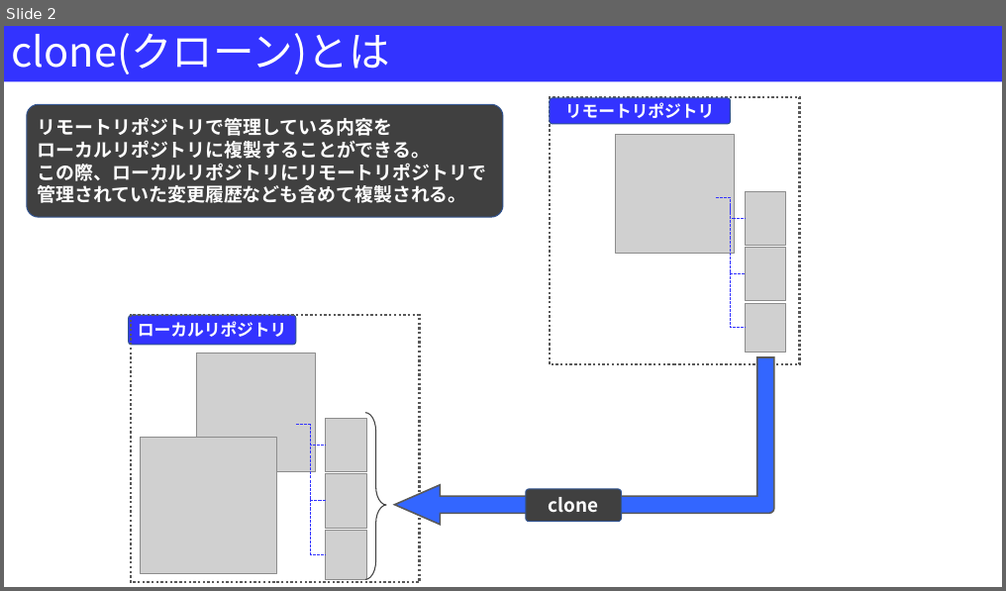
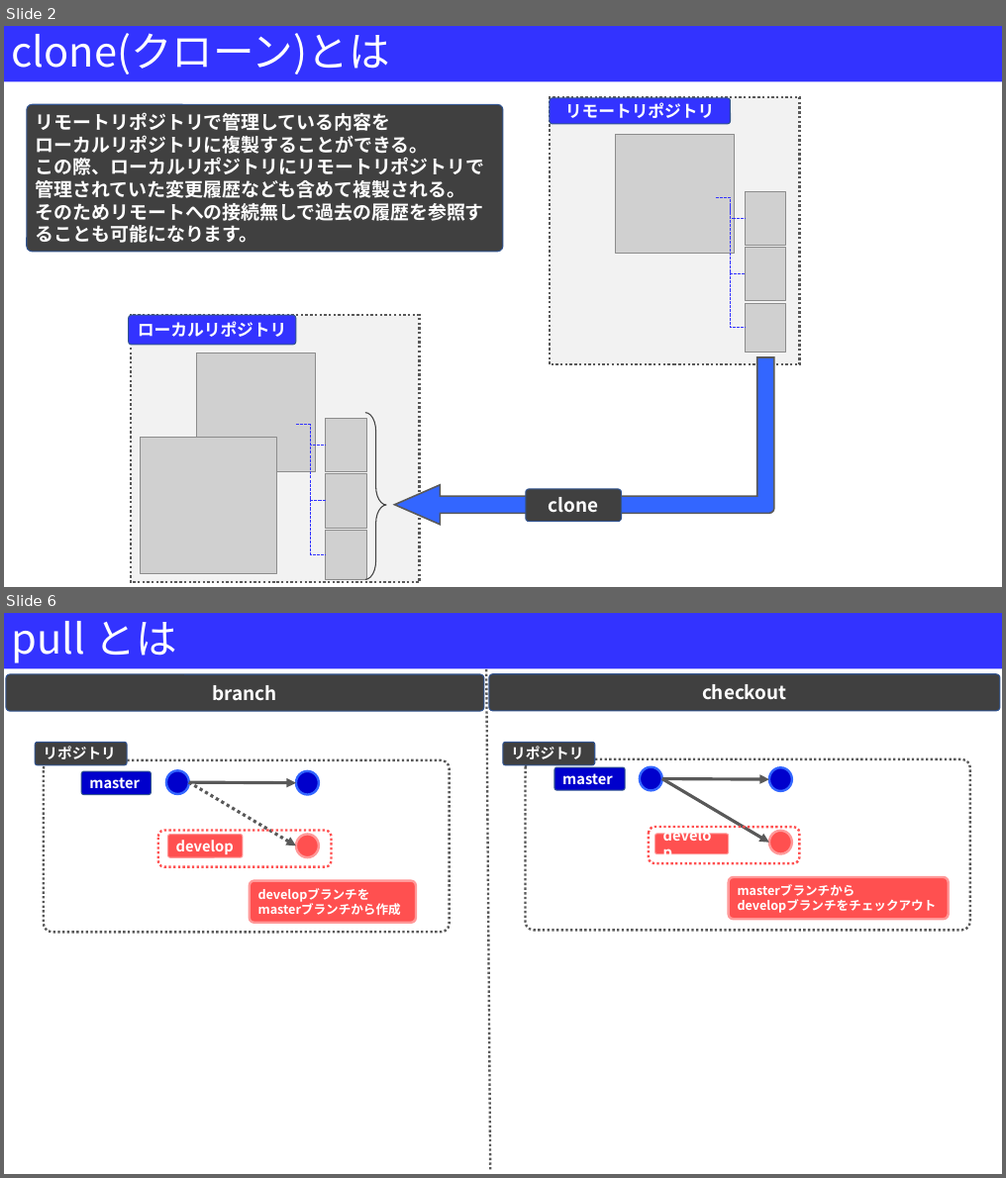
Before and after one commit to Kazu23-dot/Document, a slide deck: Git基本操作一覧.pptx. Shown one above the other, each under a label of ours: slide 2 before the commit, slides 2 and 6 after it; the slides between them are not shown. The pictures are 1006x591 and 1006x1178 pixels, drawn with LibreOffice and Linux fonts; fonts in the diff are those of the drawing; grey boxes stand for pictures. Boxes give left, top, right and bottom in pixels: in the first picture for what was removed or moved away, otherwise in the second. Text is boxed around its words. In the diff, an @@ line names an element or a change of style, - is before the commit and + after.

Commit message:
内容更新

```diff
--- a/Git基本操作一覧.pptx
+++ b/Git基本操作一覧.pptx
@@ slide 6 added at [4,613,1002,1174], background #FFFFFF @@
@@ title added at [4,613,1002,668], fill #3333FF, 39.6 pt, text #FFFFFF @@
+pull とは
@@ line added from (487, 669) to (491, 1172), #595959 2.25 pt dashed @@
@@ rounded rectangle added at [6,674,484,711], fill #404040, outline #325491 1 pt, 18 pt, text #FFFFFF, bold @@
+branch
@@ rounded rectangle added at [489,674,1000,711], fill #404040, outline #325491 1 pt, 18 pt, text #FFFFFF, bold @@
+checkout
@@ rounded rectangle added at [35,742,127,765], fill #404040, outline #325491 1 pt, 14 pt, text #FFFFFF, bold @@
+リポジトリ
@@ rounded rectangle added at [44,761,450,932], outline #595959 2.25 pt dashed @@
@@ rounded rectangle added at [503,742,595,765], fill #404040, outline #325491 1 pt, 14 pt, text #FFFFFF, bold @@
+リポジトリ
@@ rounded rectangle added at [526,760,970,931], outline #595959 2.25 pt dashed @@
@@ rounded rectangle added at [81,771,151,795], fill #0000CC, outline #325491 1 pt, 14 pt, text #FFFFFF, bold @@
+master
@@ ellipse added at [166,771,189,794], fill #0000CC, outline #3366FF 2.25 pt @@
@@ arrow added from (189, 782) to (296, 846), #595959 3 pt dashed @@
@@ arrow added from (189, 782) to (296, 783), #595959 3 pt @@
@@ ellipse added at [296,771,319,794], fill #0000CC, outline #3366FF 2.25 pt @@
@@ rounded rectangle added at [555,767,626,790], fill #0000CC, outline #325491 1 pt, 14 pt, text #FFFFFF, bold @@
+master
@@ ellipse added at [640,767,662,790], fill #0000CC, outline #3366FF 2.25 pt @@
@@ arrow added from (662, 779) to (769, 842), #595959 3 pt @@
@@ arrow added from (662, 779) to (769, 779), #595959 3 pt @@
@@ ellipse added at [769,768,792,791], fill #0000CC, outline #3366FF 2.25 pt @@
@@ rounded rectangle added at [158,830,331,866], outline #FF5050 2.25 pt dashed @@
@@ rounded rectangle added at [168,835,243,858], fill #FF5050, outline #FF9999 1 pt, 14 pt, text #FFFFFF, bold @@
+develop
@@ ellipse added at [296,835,319,858], fill #FF5050, outline #FF9999 2.25 pt @@
@@ rounded rectangle added at [648,827,800,863], outline #FF5050 2.25 pt dashed @@
@@ rounded rectangle added at [655,834,729,854], fill #FF5050, outline #FF9999 1 pt, 14 pt, text #FFFFFF, bold @@
+develop
@@ ellipse added at [769,831,792,854], fill #FF5050, outline #FF9999 2.25 pt @@
@@ rounded rectangle added at [729,877,948,919], fill #FF5050, outline #FF9999 2.25 pt, 12 pt, text #FFFFFF, bold @@
+masterブランチから
+developブランチをチェックアウト
@@ rounded rectangle added at [250,881,416,923], fill #FF5050, outline #FF9999 2.25 pt, 12 pt, text #FFFFFF, bold @@
+developブランチを
+masterブランチから作成
@@ slide 2 changed as well @@
@@ rounded rectangle "リモートリポジトリで管理している内容を ローカルリポジトリに複製することができる。": place and size @@
-rounded rectangle "リモートリポジトリで管理している内容を ローカルリポジトリに複製することができる。" at [27,104,503,218]
+rounded rectangle "リモートリポジトリで管理している内容を ローカルリポジトリに複製することができる。" at [27,104,503,252]
@@ rounded rectangle "リモートリポジトリで管理している内容を ローカルリポジトリに複製することができる。" at [27,104,503,252]: proportions changed @@
@@ text in rounded rectangle at [36,203,484,243]: paragraph added @@
+そのためリモートへの接続無しで過去の履歴を参照することも可能になります。
@@ rectangle at [131,316,420,583]: fill none to #F2F2F2 @@
```
Also in this commit, not shown: 1 other slide changed, 5 other slides added, 1 slide removed.
